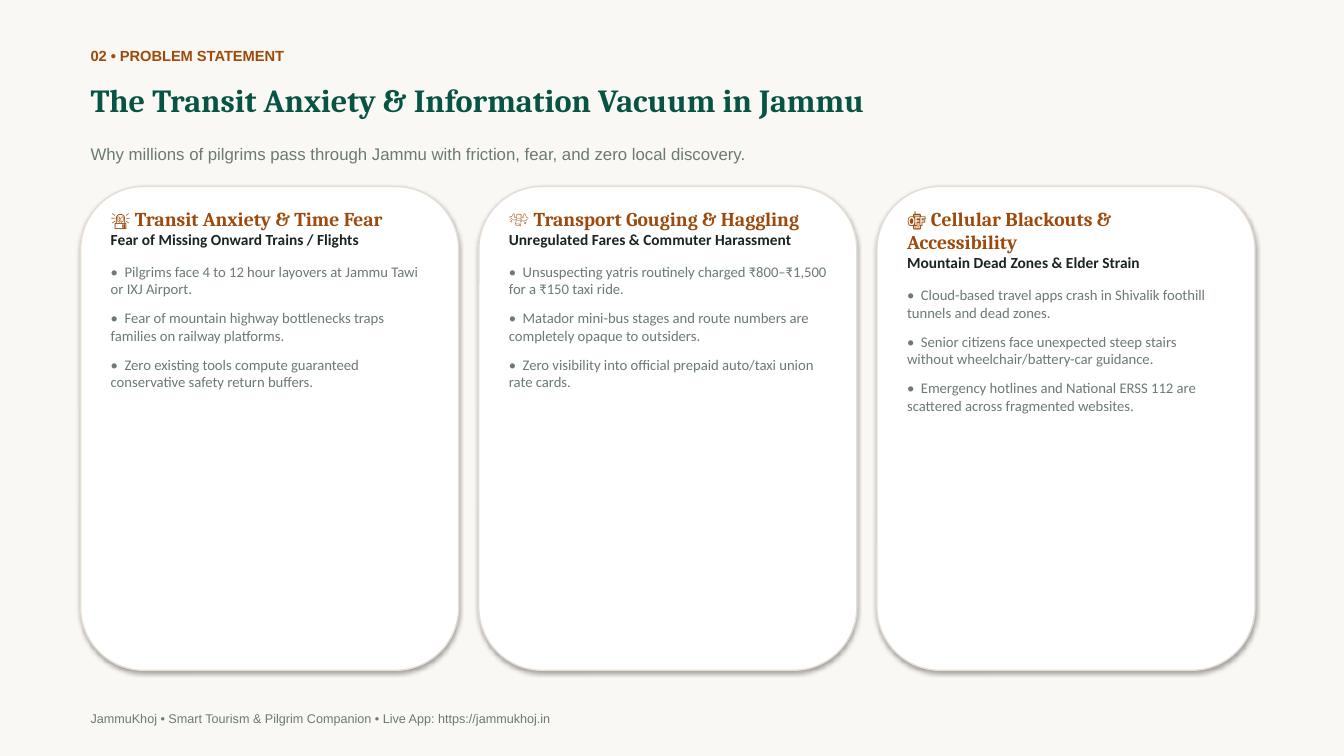
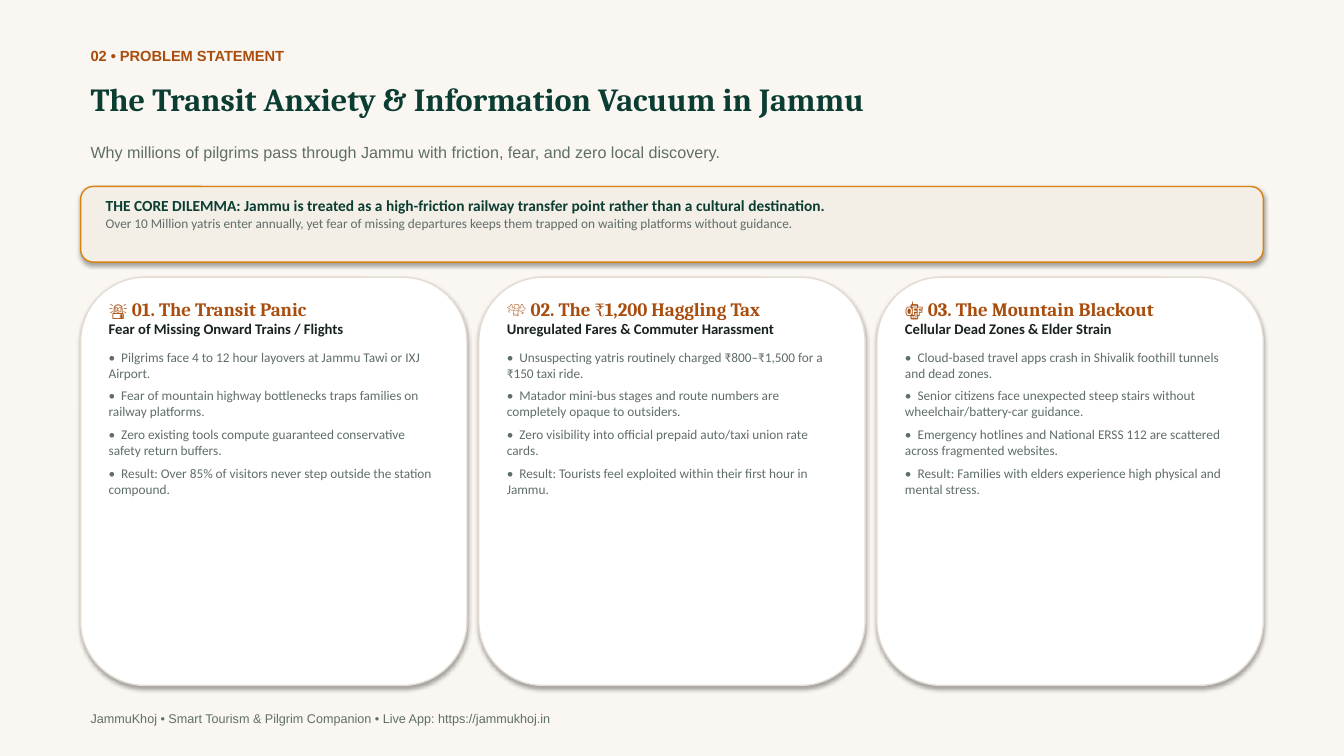
Before and after one commit to moin08s/JammuKhoj, a slide deck: slide 2 of JammuKhoj_Pitch_Deck_Final.pptx. Drawn at 1344x756 pixels with LibreOffice and Linux fonts; fonts in the diff are those of the drawing. Boxes give left, top, right and bottom in pixels: in the first picture for what was removed or moved away, otherwise in the second. Text is boxed around its words. In the diff, an @@ line names an element or a change of style, - is before the commit and + after.

```diff
--- a/JammuKhoj_Pitch_Deck_Final.pptx
+++ b/JammuKhoj_Pitch_Deck_Final.pptx
@@ rectangle at bbox=[0, 0, 1344, 756]: fill #FAF8F4 to #FAF7F2 @@
@@ text "The Transit Anxiety & Information ..." at bbox=[91, 88, 864, 118]: text colour #085444 to #0B3D33 @@
@@ text "Why millions of pilgrims pass ..." at bbox=[91, 146, 720, 162]: size 12 to 11.5 pt, text colour #6C7A73 to #5F6E67 @@
@@ rounded rectangle removed at bbox=[81, 187, 459, 670] @@
@@ rounded rectangle added at bbox=[81, 187, 1263, 262], fill #F3EEE6, outline #D98210 1 pt @@
@@ text added at bbox=[106, 200, 825, 230], 9.5 pt, text #5F6E67 @@
+THE CORE DILEMMA: Jammu is treated as a high-friction railway transfer point rather than a cultural destination.
+Over 10 Million yatris enter annually, yet fear of missing departures keeps them trapped on waiting platforms without guidance.
@@ rounded rectangle: place and size @@
-rounded rectangle at bbox=[479, 187, 857, 670]
+rounded rectangle at bbox=[81, 277, 467, 686]
@@ rounded rectangle at bbox=[81, 277, 467, 686]: outline #E6DED4 1 pt to #E4DCD2 1 pt @@
@@ text "🚨 01. The Transit Panic": place and size @@
-text "🚨 01. The Transit Panic" at bbox=[111, 212, 418, 390]
+text "🚨 01. The Transit Panic" at bbox=[109, 303, 431, 496]
@@ rounded rectangle at bbox=[479, 277, 865, 686]: outline #E6DED4 1 pt to #E4DCD2 1 pt @@
@@ rounded rectangle: place and size @@
-rounded rectangle at bbox=[877, 187, 1255, 670]
+rounded rectangle at bbox=[479, 277, 865, 686]
@@ text "💸 02. The ₹1,200 Haggling ...": place and size @@
-text "💸 02. The ₹1,200 Haggling ..." at bbox=[509, 212, 827, 387]
+text "💸 02. The ₹1,200 Haggling ..." at bbox=[507, 303, 822, 494]
@@ rounded rectangle added at bbox=[877, 277, 1263, 686], fill #FFFFFF, outline #E4DCD2 1 pt @@
@@ text "📴 03. The Mountain Blackout": place and size @@
-text "📴 03. The Mountain Blackout" at bbox=[907, 212, 1205, 414]
+text "📴 03. The Mountain Blackout" at bbox=[905, 303, 1221, 494]
@@ text at bbox=[132, 303, 306, 316]: text changed; size 14 to 13.5 pt; text colour #9E4A0C to #A84D0E @@
-🚨 Transit Anxiety & Time Fear
+🚨 01. The Transit Panic
@@ text at bbox=[531, 303, 760, 320]: text changed; size 14 to 13.5 pt; text colour #9E4A0C to #A84D0E @@
-💸 Transport Gouging & Haggling
+💸 02. The ₹1,200 Haggling Tax
@@ text at bbox=[928, 303, 1154, 316]: text changed; size 14 to 10.5 pt; font Cambria to Calibri; text colour #9E4A0C to #18221E @@
-📴 Cellular Blackouts & Accessibility
-Mountain Dead Zones & Elder Strain
+📴 03. The Mountain Blackout
+Cellular Dead Zones & Elder Strain
@@ text at bbox=[109, 353, 419, 457]: size 11 to 10.5 pt, text colour #1A2420 to #18221E in "Fear of Missing Onward Trains / Flights"; size 10.5 to 9.5 pt, text colour #6C7A73 to #5F6E67 in "• Pilgrims face 4 to 12 hour ...", "• Fear of mountain highway bottlenecks traps ...", "• Zero existing tools compute guaranteed conservative ..."; less space between paragraphs @@
@@ text at bbox=[507, 353, 822, 455]: size 11 to 10.5 pt, text colour #1A2420 to #18221E in "Unregulated Fares & Commuter Harassment"; size 10.5 to 9.5 pt, text colour #6C7A73 to #5F6E67 in "• Unsuspecting yatris routinely charged ₹800–₹1,500 for ...", "• Matador mini-bus stages and route numbers ...", "• Zero visibility into official prepaid auto/taxi ..."; less space between paragraphs @@
@@ text at bbox=[905, 353, 1220, 457]: size 10.5 to 9.5 pt, text colour #6C7A73 to #5F6E67 in "• Cloud-based travel apps crash in Shivalik ...", "• Senior citizens face unexpected steep stairs ...", "• Emergency hotlines and National ERSS 112 ..."; less space between paragraphs @@
@@ text at bbox=[109, 469, 431, 496]: paragraph added @@
+• Result: Over 85% of visitors never step outside the station compound.
@@ text at bbox=[507, 469, 808, 494]: paragraph added @@
+• Result: Tourists feel exploited within their first hour in Jammu.
@@ text at bbox=[905, 469, 1221, 494]: paragraph added @@
+• Result: Families with elders experience high physical and mental stress.
```
Also in this commit, not shown: 9 other slides changed, 3 other files.
